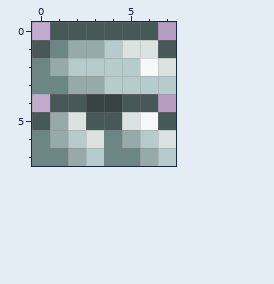
Pixel-art sprite, stored at Tiles/DamascusBarTile.png. The picture above was drawn from the file before the commit.
The file is 16x16 pixels, drawn in blocks of 2x2; one block is one cell here.
The same view after the edit:
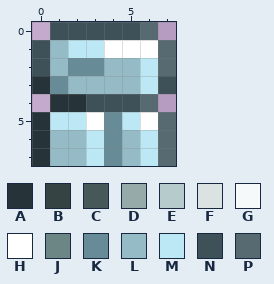
Palette (. is transparent): A #263439  B #364343  C #475858  D #97aaaa  E #b6cbcb  F #dbe2e2  G #f6f9fa  H #ffffff  J #6c8585  K #678c98  L #95bbc6  M #bce7f4  N #3f5158  P #576a71
Message: Update GlobalNPCLoot.cs and DamascusBarTile.png
The exact change:
Changed rows in their new state; - is an unchanged pixel.
first column x 0:
0 -NNNNNP-
1 NLMMHHHP
2 NLKKLLMP
3 AKLLLLMN
4 -AANNNP-
5 AMMHKMHP
6 ALLMKLMP
7 ALLMKLMP
Boxes around the changes in both pictures, in picture pixels (x1, y1, x2, y2):
changed: (32, 22, 176, 166)
